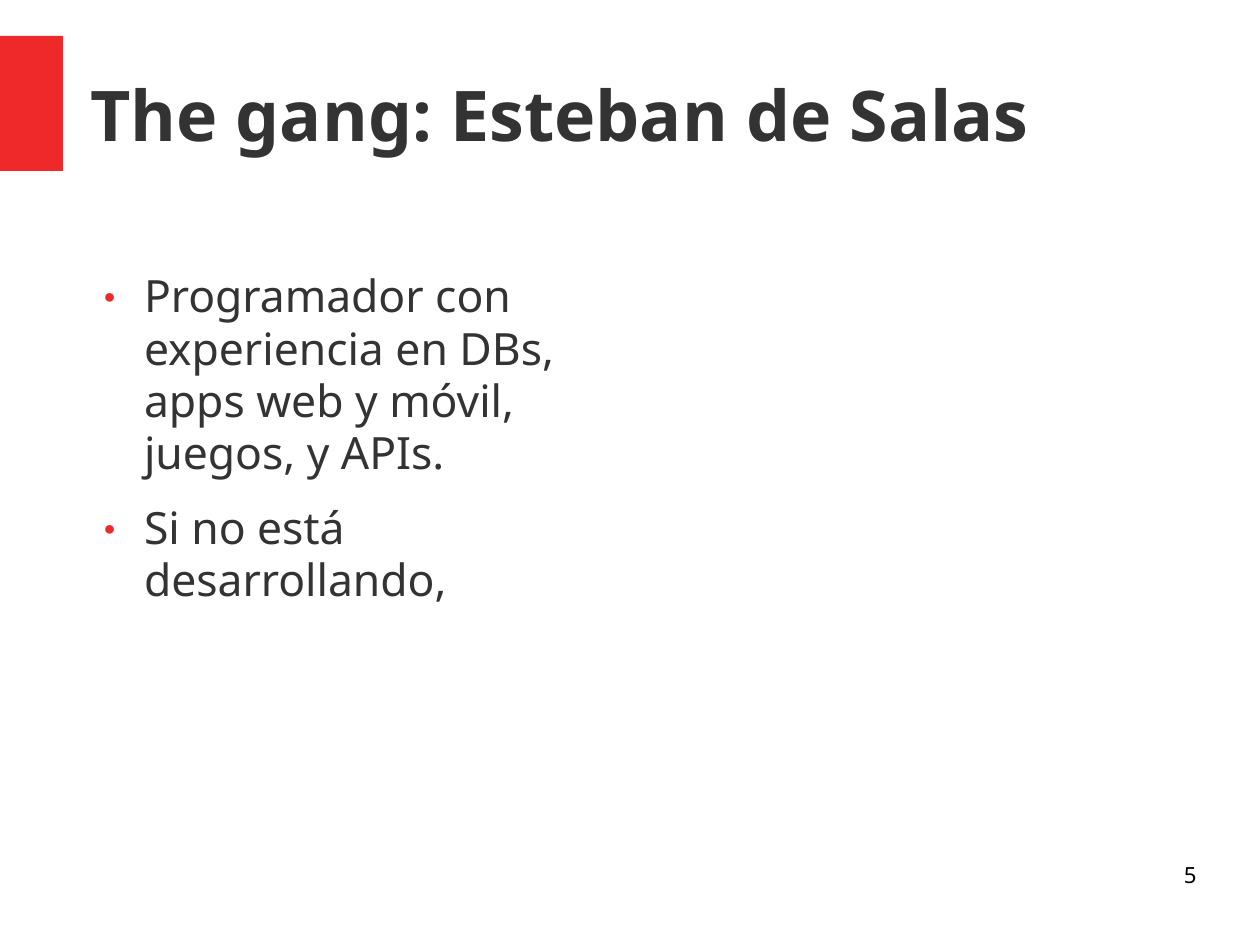
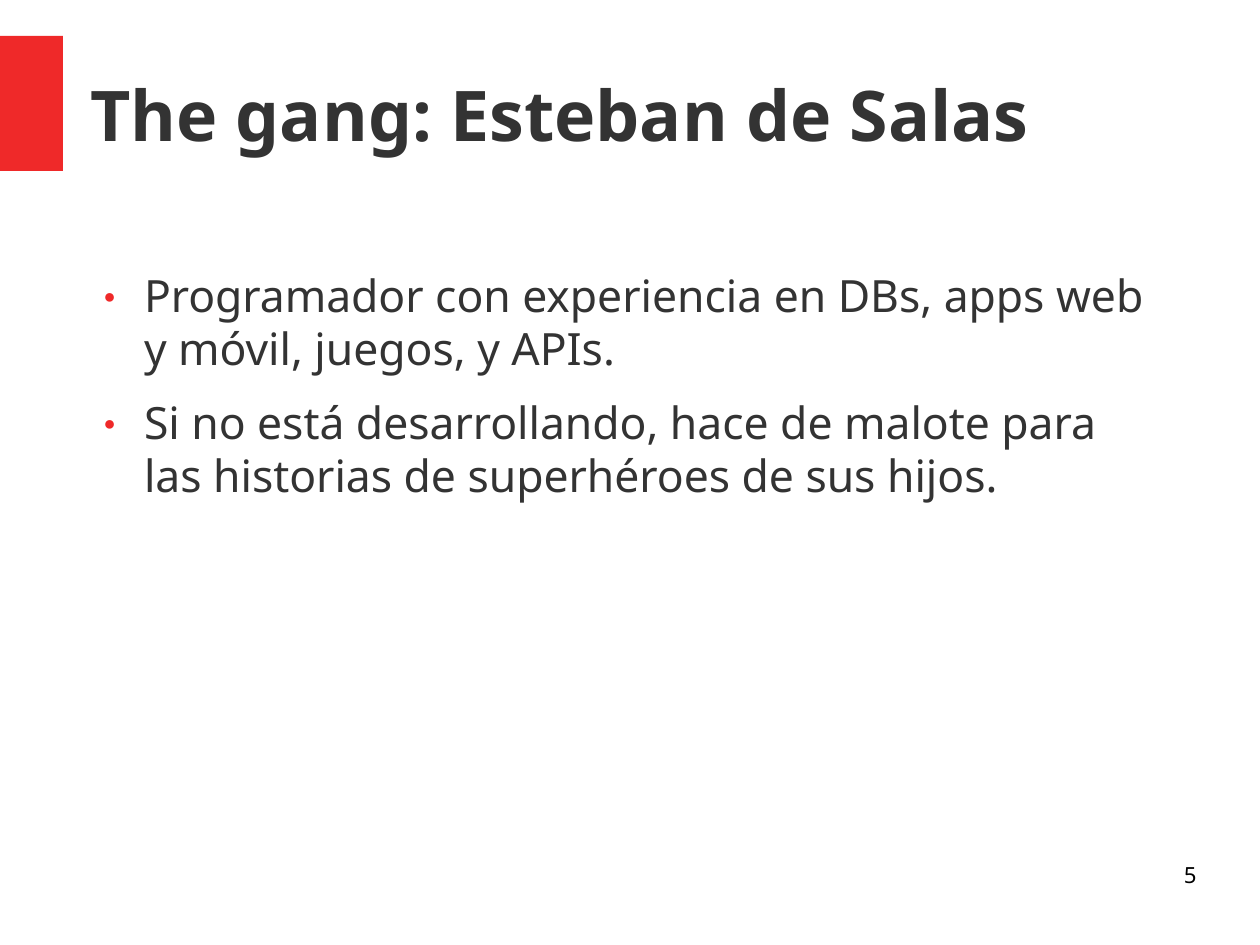
Before and after one commit to north-hackerspace/taller-sdr, a slide deck: slide 5 of sdr.ppt. Drawn at 1260x945 pixels with LibreOffice and Linux fonts; fonts in the diff are those of the drawing. Boxes give left, top, right and bottom in pixels: in the first picture for what was removed or moved away, otherwise in the second. Text is boxed around its words. In the diff, an @@ line names an element or a change of style, - is before the commit and + after.

```diff
--- a/sdr.ppt
+++ b/sdr.ppt
@@ text at <box>144,405,1096,503</box>: text changed @@
-● Si no está desarrollando,
+● Si no está desarrollando, hace de malote para las historias de superhéroes de sus hijos.
```
Also in this commit, not shown: 1 other slide changed.
